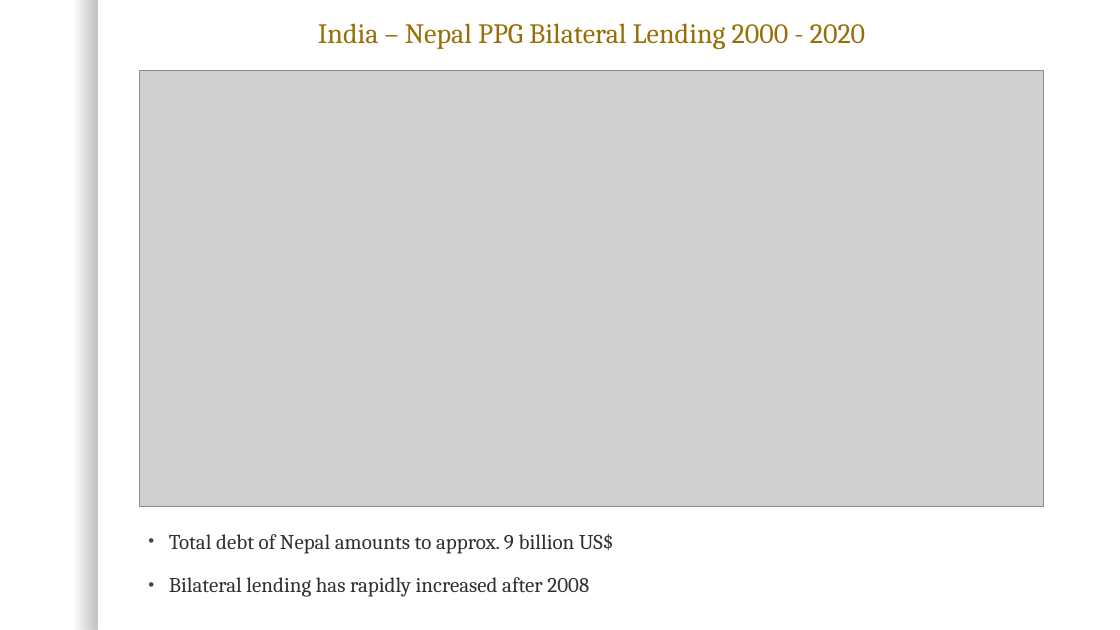
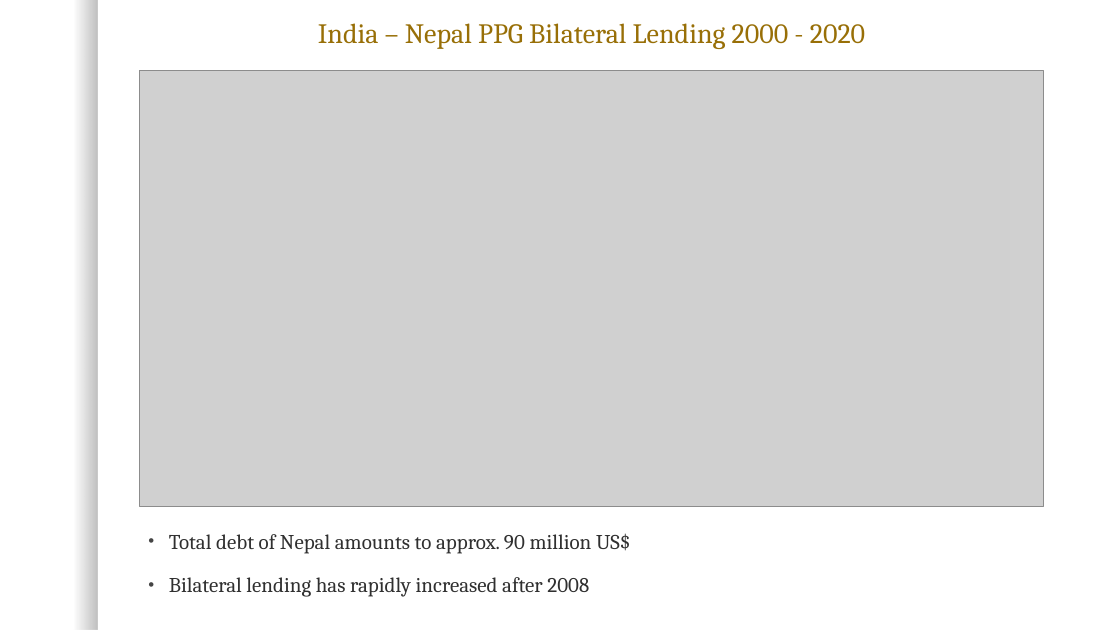
Before and after one commit to heyitsabhijeet/International-Debt-Statistics, a slide deck: slide 11 of India & Neighbours PPG Bilateral Debt Analysis.pptx. Drawn at 1120x630 pixels with LibreOffice and Linux fonts; fonts in the diff are those of the drawing; grey boxes stand for pictures; background and template pictures are left out. Boxes give left, top, right and bottom in pixels: in the first picture for what was removed or moved away, otherwise in the second. Text is boxed around its words. In the diff, an @@ line names an element or a change of style, - is before the commit and + after.

```diff
--- a/India & Neighbours PPG Bilateral Debt Analysis.pptx
+++ b/India & Neighbours PPG Bilateral Debt Analysis.pptx
@@ text at box(169, 533, 630, 554): text changed @@
-• Total debt of Nepal amounts to approx. 9 billion US$
+• Total debt of Nepal amounts to approx. 90 million US$
```
Also in this commit, not shown: 4 other slides changed, 1 slide added.
